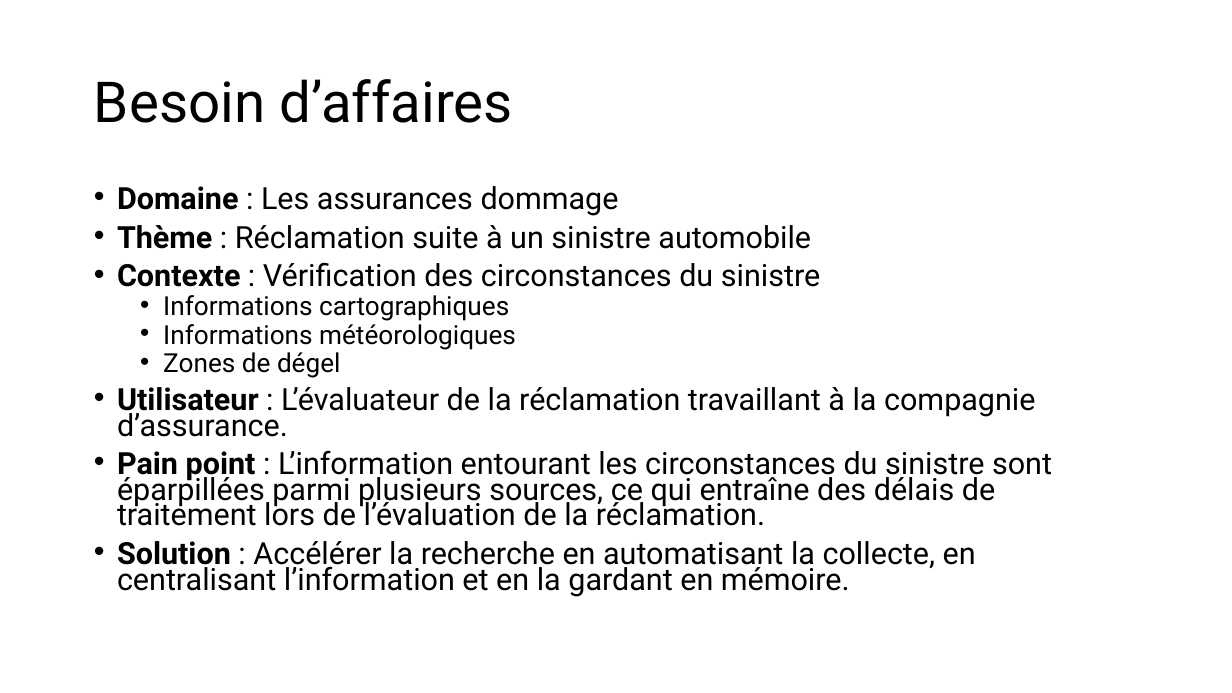
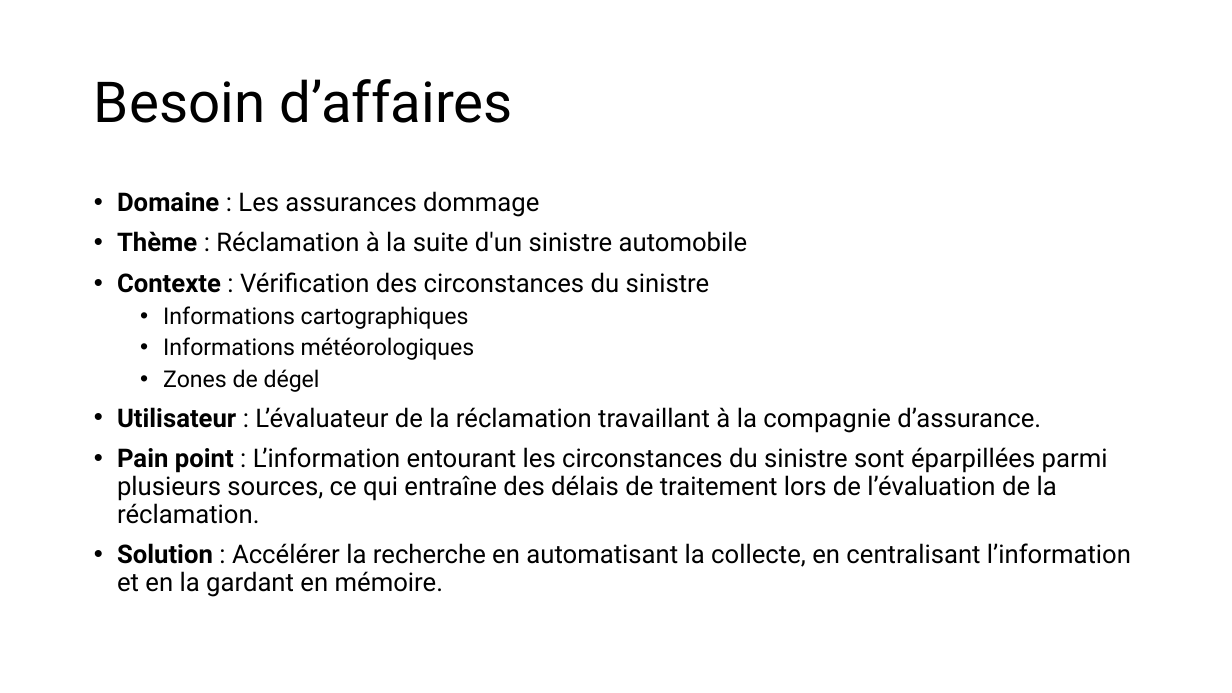
Before and after one commit to Anas-alt-del/Info-Sinistre-Auto, a slide deck: slide 2 of docs/présentation_tp_c56-c57.pptx. Drawn at 1232x693 pixels with LibreOffice and Linux fonts; fonts in the diff are those of the drawing. Boxes give left, top, right and bottom in pixels: in the first picture for what was removed or moved away, otherwise in the second. Text is boxed around its words. In the diff, an @@ line names an element or a change of style, - is before the commit and + after.

```diff
--- a/docs/présentation_tp_c56-c57.pptx
+++ b/docs/présentation_tp_c56-c57.pptx
@@ text at [117,191,1131,597]: size 23.8 to 20 pt in "Domaine : Les assurances dommage", "Contexte : Vérification des circonstances du sinistre", "Utilisateur : L’évaluateur de la réclamation travaillant ...", "Pain point : L’information entourant les circonstances ..." and 1 more places; size 20.4 to 18 pt in "Informations cartographiques", "Informations météorologiques", "Zones de dégel"; line spacing 0.7 to 0.9 @@
@@ text at [117,231,748,252]: text changed; size 23.8 to 20 pt @@
-• Thème : Réclamation suite à un sinistre automobile
+• Thème : Réclamation à la suite d'un sinistre automobile
```
Also in this commit, not shown: 7 other slides changed, 3 other files.
